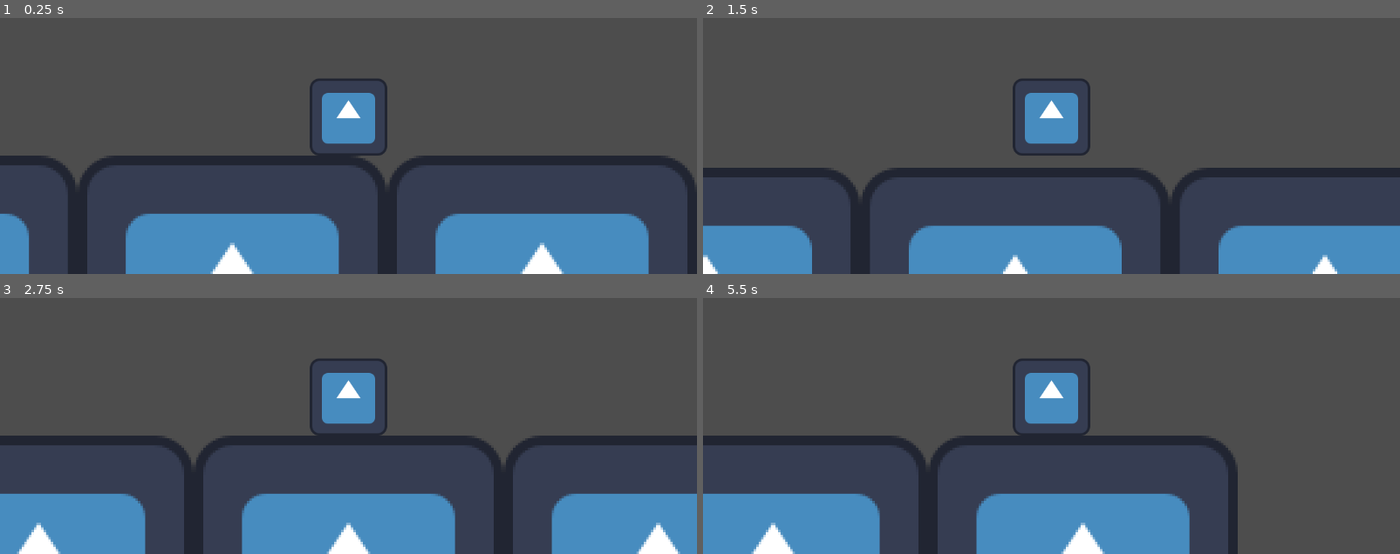
Above: before the commit, frames 1-4 (two rows, left to right).
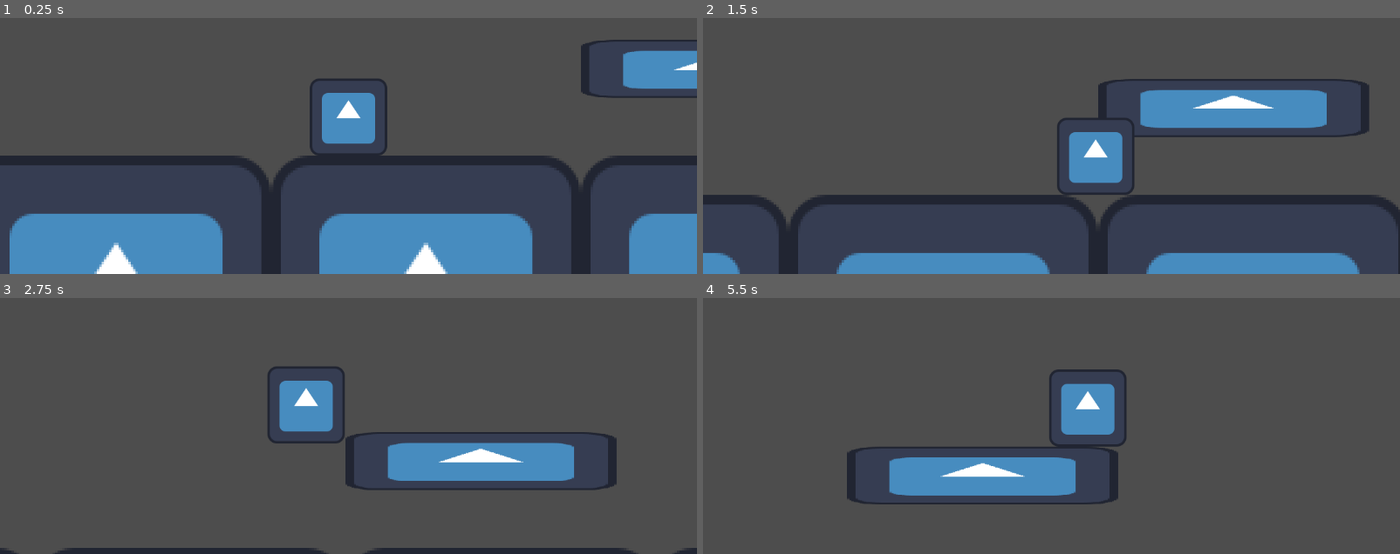
Above: after the commit, the same moments.

Repository: LEGOKOALA/MoonShot-Project
Game: Godot game, scene res://Scenes/Game.tscn
Two runs of this game, one before a commit and one after it. Both use one fixed random seed, a clock stepped at 60 frames per second and the inputs below. The engine's default icon, where the game draws it, is replaced by a stand-in: a white triangle on a blue panel in a dark square.
Inputs:
- Up to frame 1 (0.25 s): no input
- Up to frame 2 (1.5 s): tap Enter at 0.5 s; hold Right (ui_right) from 0.53 s (still down); tap Alt at 0.6 s; tap Up (ui_up) at 0.77 s; tap Shift at 1.35 s
- Up to frame 3 (2.75 s): tap Up (ui_up) at 1.52 s; release Right (ui_right) at 2.03 s; hold Left (ui_left) from 2.03 s (still down); tap Alt at 2.1 s
- Up to frame 4 (5.5 s): release Left (ui_left) at 2.78 s; hold Right (ui_right) 2.78-4.28 s; tap Shift at 2.85, 4.35 s; tap Up (ui_up) at 3.02, 3.77, 4.52 s; tap Alt at 3.6, 5.1 s; hold Left (ui_left) 4.28-5.03 s; hold Right (ui_right) from 5.03 s (still down)

The runs differ from the first frame. In frame 1, 22% of the frame differs, in the area x 0-100%, y 8-100%; in frame 2, 29%; in frame 3, 30%, in the area x 0-100%, y 23-100%; in frame 4, 25%.

Commit message:
Game update

Diff:
--- a/moonshot-project/Scenes/Character.tscn
+++ b/moonshot-project/Scenes/Character.tscn
@@ -26,10 +26,12 @@
 script = ExtResource("1_jo2ib")
 
 [node name="AnimatedSprite2D" type="AnimatedSprite2D" parent="."]
+z_index = 5
 position = Vector2(0, -16)
 scale = Vector2(0.25, 0.25)
 sprite_frames = SubResource("SpriteFrames_wa5vi")
 animation = &"Idle"
+autoplay = "Idle"
 
 [node name="CollisionShape2D" type="CollisionShape2D" parent="."]
 position = Vector2(0, -16)
--- a/moonshot-project/Scenes/Game.tscn
+++ b/moonshot-project/Scenes/Game.tscn
@@ -1,7 +1,8 @@
-[gd_scene load_steps=5 format=4 uid="uid://b43etndv5yvj0"]
+[gd_scene load_steps=9 format=4 uid="uid://b43etndv5yvj0"]
 
 [ext_resource type="Texture2D" uid="uid://cbq3714vwdgqa" path="res://Assets/icon.svg" id="1_gl6un"]
 [ext_resource type="PackedScene" uid="uid://f363hv2ogksw" path="res://Scenes/character.tscn" id="1_iukft"]
+[ext_resource type="PackedScene" uid="uid://1gaeoivf66th" path="res://Scenes/platform.tscn" id="2_j5yw3"]
 
 [sub_resource type="TileSetAtlasSource" id="TileSetAtlasSource_j5yw3"]
 texture = ExtResource("1_gl6un")
@@ -137,6 +138,44 @@
 physics_layer_0/collision_layer = 1
 sources/0 = SubResource("TileSetAtlasSource_j5yw3")
 
+[sub_resource type="Animation" id="Animation_j5yw3"]
+resource_name = "move"
+length = 2.0
+loop_mode = 2
+tracks/0/type = "value"
+tracks/0/imported = false
+tracks/0/enabled = true
+tracks/0/path = NodePath(".:position")
+tracks/0/interp = 1
+tracks/0/loop_wrap = true
+tracks/0/keys = {
+"times": PackedFloat32Array(0, 2),
+"transitions": PackedFloat32Array(1, 1),
+"update": 0,
+"values": [Vector2(328, 24), Vector2(440, 24)]
+}
+
+[sub_resource type="Animation" id="Animation_kldst"]
+length = 0.001
+tracks/0/type = "value"
+tracks/0/imported = false
+tracks/0/enabled = true
+tracks/0/path = NodePath(".:position")
+tracks/0/interp = 1
+tracks/0/loop_wrap = true
+tracks/0/keys = {
+"times": PackedFloat32Array(0),
+"transitions": PackedFloat32Array(1),
+"update": 0,
+"values": [Vector2(328, 24)]
+}
+
+[sub_resource type="AnimationLibrary" id="AnimationLibrary_b2bpf"]
+_data = {
+&"RESET": SubResource("Animation_kldst"),
+&"move": SubResource("Animation_j5yw3")
+}
+
 [node name="Game" type="Node2D"]
 
 [node name="Game Layers" type="Node2D" parent="."]
@@ -146,7 +185,23 @@
 tile_set = SubResource("TileSet_kldst")
 
 [node name="Character" parent="." instance=ExtResource("1_iukft")]
+position = Vector2(-80, 0)
 
 [node name="Camera2D" type="Camera2D" parent="Character"]
 position = Vector2(0, -32)
 zoom = Vector2(4, 4)
+position_smoothing_enabled = true
+
+[node name="Platforms" type="Node2D" parent="."]
+
+[node name="Static Platform #1" parent="Platforms" instance=ExtResource("2_j5yw3")]
+position = Vector2(72, -24)
+
+[node name="Mobile Platform #1" parent="Platforms" instance=ExtResource("2_j5yw3")]
+position = Vector2(328, 24)
+
+[node name="AnimationPlayer" type="AnimationPlayer" parent="Platforms/Mobile Platform #1"]
+libraries = {
+&"": SubResource("AnimationLibrary_b2bpf")
+}
+autoplay = "move"
--- /dev/null
+++ b/moonshot-project/Scenes/area_2d.tscn
@@ -0,0 +1,129 @@
+[gd_scene load_steps=19 format=3 uid="uid://c3lsoh8kl35rt"]
+
+[ext_resource type="Texture2D" uid="uid://cbq3714vwdgqa" path="res://Assets/icon.svg" id="1_81842"]
+
+[sub_resource type="AtlasTexture" id="AtlasTexture_jb3vm"]
+atlas = ExtResource("1_81842")
+region = Rect2(0, 0, 32, 32)
+
+[sub_resource type="AtlasTexture" id="AtlasTexture_3w4em"]
+atlas = ExtResource("1_81842")
+region = Rect2(32, 0, 32, 32)
+
+[sub_resource type="AtlasTexture" id="AtlasTexture_66wql"]
+atlas = ExtResource("1_81842")
+region = Rect2(64, 0, 32, 32)
+
+[sub_resource type="AtlasTexture" id="AtlasTexture_bc6eb"]
+atlas = ExtResource("1_81842")
+region = Rect2(96, 0, 32, 32)
+
+[sub_resource type="AtlasTexture" id="AtlasTexture_gdhrw"]
+atlas = ExtResource("1_81842")
+region = Rect2(0, 32, 32, 32)
+
+[sub_resource type="AtlasTexture" id="AtlasTexture_byndy"]
+atlas = ExtResource("1_81842")
+region = Rect2(32, 32, 32, 32)
+
+[sub_resource type="AtlasTexture" id="AtlasTexture_fep7m"]
+atlas = ExtResource("1_81842")
+region = Rect2(64, 32, 32, 32)
+
+[sub_resource type="AtlasTexture" id="AtlasTexture_vnk6o"]
+atlas = ExtResource("1_81842")
+region = Rect2(96, 32, 32, 32)
+
+[sub_resource type="AtlasTexture" id="AtlasTexture_pjfb3"]
+atlas = ExtResource("1_81842")
+region = Rect2(0, 64, 32, 32)
+
+[sub_resource type="AtlasTexture" id="AtlasTexture_e5sbs"]
+atlas = ExtResource("1_81842")
+region = Rect2(32, 64, 32, 32)
+
+[sub_resource type="AtlasTexture" id="AtlasTexture_wtsbx"]
+atlas = ExtResource("1_81842")
+region = Rect2(64, 64, 32, 32)
+
+[sub_resource type="AtlasTexture" id="AtlasTexture_pdtog"]
+atlas = ExtResource("1_81842")
+region = Rect2(96, 64, 32, 32)
+
+[sub_resource type="AtlasTexture" id="AtlasTexture_ge6eh"]
+atlas = ExtResource("1_81842")
+region = Rect2(0, 96, 32, 32)
+
+[sub_resource type="AtlasTexture" id="AtlasTexture_5cqbm"]
+atlas = ExtResource("1_81842")
+region = Rect2(32, 96, 32, 32)
+
+[sub_resource type="AtlasTexture" id="AtlasTexture_3m0ps"]
+atlas = ExtResource("1_81842")
+region = Rect2(64, 96, 32, 32)
+
+[sub_resource type="AtlasTexture" id="AtlasTexture_d6afc"]
+atlas = ExtResource("1_81842")
+region = Rect2(96, 96, 32, 32)
+
+[sub_resource type="SpriteFrames" id="SpriteFrames_p0fp4"]
+animations = [{
+"frames": [{
+"duration": 1.0,
+"texture": SubResource("AtlasTexture_jb3vm")
+}, {
+"duration": 1.0,
+"texture": SubResource("AtlasTexture_3w4em")
+}, {
+"duration": 1.0,
+"texture": SubResource("AtlasTexture_66wql")
+}, {
+"duration": 1.0,
+"texture": SubResource("AtlasTexture_bc6eb")
+}, {
+"duration": 1.0,
+"texture": SubResource("AtlasTexture_gdhrw")
+}, {
+"duration": 1.0,
+"texture": SubResource("AtlasTexture_byndy")
+}, {
+"duration": 1.0,
+"texture": SubResource("AtlasTexture_fep7m")
+}, {
+"duration": 1.0,
+"texture": SubResource("AtlasTexture_vnk6o")
+}, {
+"duration": 1.0,
+"texture": SubResource("AtlasTexture_pjfb3")
+}, {
+"duration": 1.0,
+"texture": SubResource("AtlasTexture_e5sbs")
+}, {
+"duration": 1.0,
+"texture": SubResource("AtlasTexture_wtsbx")
+}, {
+"duration": 1.0,
+"texture": SubResource("AtlasTexture_pdtog")
+}, {
+"duration": 1.0,
+"texture": SubResource("AtlasTexture_ge6eh")
+}, {
+"duration": 1.0,
+"texture": SubResource("AtlasTexture_5cqbm")
+}, {
+"duration": 1.0,
+"texture": SubResource("AtlasTexture_3m0ps")
+}, {
+"duration": 1.0,
+"texture": SubResource("AtlasTexture_d6afc")
+}],
+"loop": true,
+"name": &"default",
+"speed": 15.0
+}]
+
+[node name="Area2D" type="Area2D"]
+
+[node name="AnimatedSprite2D" type="AnimatedSprite2D" parent="."]
+sprite_frames = SubResource("SpriteFrames_p0fp4")
+frame_progress = 0.492557
--- /dev/null
+++ b/moonshot-project/Scenes/platform.tscn
@@ -0,0 +1,18 @@
+[gd_scene load_steps=3 format=3 uid="uid://1gaeoivf66th"]
+
+[ext_resource type="Texture2D" uid="uid://cbq3714vwdgqa" path="res://Assets/icon.svg" id="1_1rc8e"]
+
+[sub_resource type="RectangleShape2D" id="RectangleShape2D_n5262"]
+size = Vector2(112, 24)
+
+[node name="Platform" type="AnimatableBody2D"]
+
+[node name="Sprite2D" type="Sprite2D" parent="."]
+position = Vector2(0, -12)
+scale = Vector2(0.875, 0.1875)
+texture = ExtResource("1_1rc8e")
+
+[node name="CollisionShape2D" type="CollisionShape2D" parent="."]
+position = Vector2(0, -12)
+shape = SubResource("RectangleShape2D_n5262")
+one_way_collision = true
--- a/moonshot-project/Scripts/character.gd
+++ b/moonshot-project/Scripts/character.gd
@@ -2,7 +2,7 @@
 
 
 const SPEED = 100.0
-const JUMP_VELOCITY = -350.0
+const JUMP_VELOCITY = -300.0
 @onready var animated_sprite: AnimatedSprite2D = $AnimatedSprite2D
 
 
